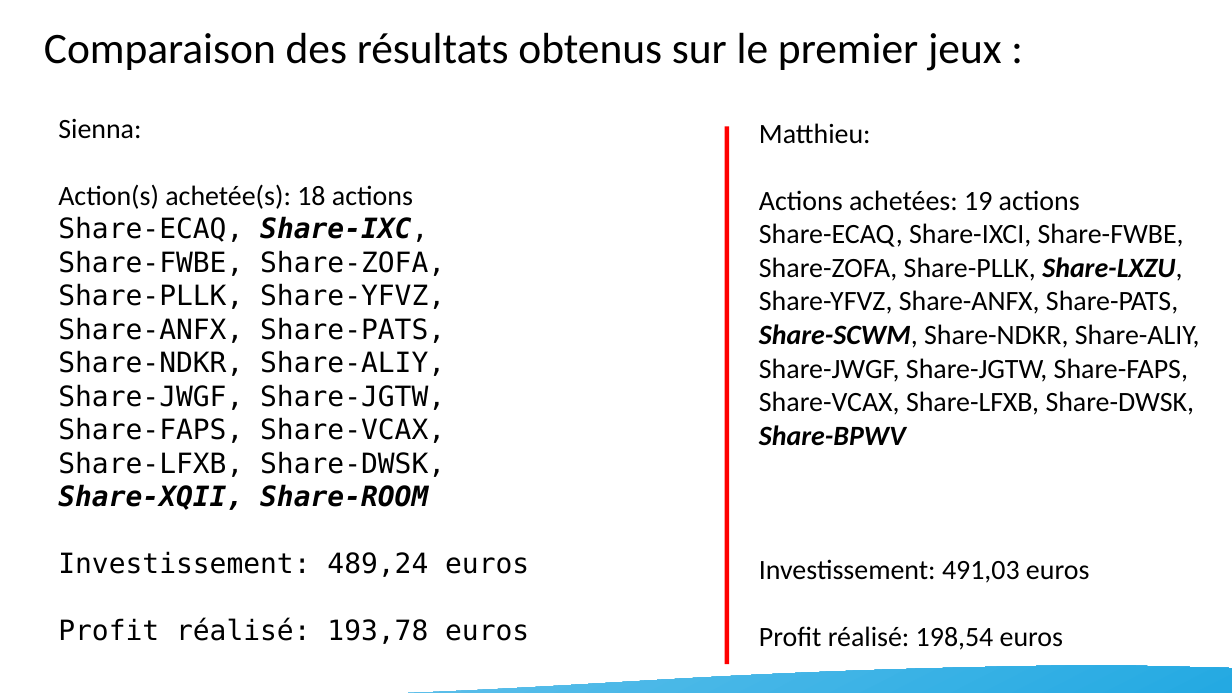
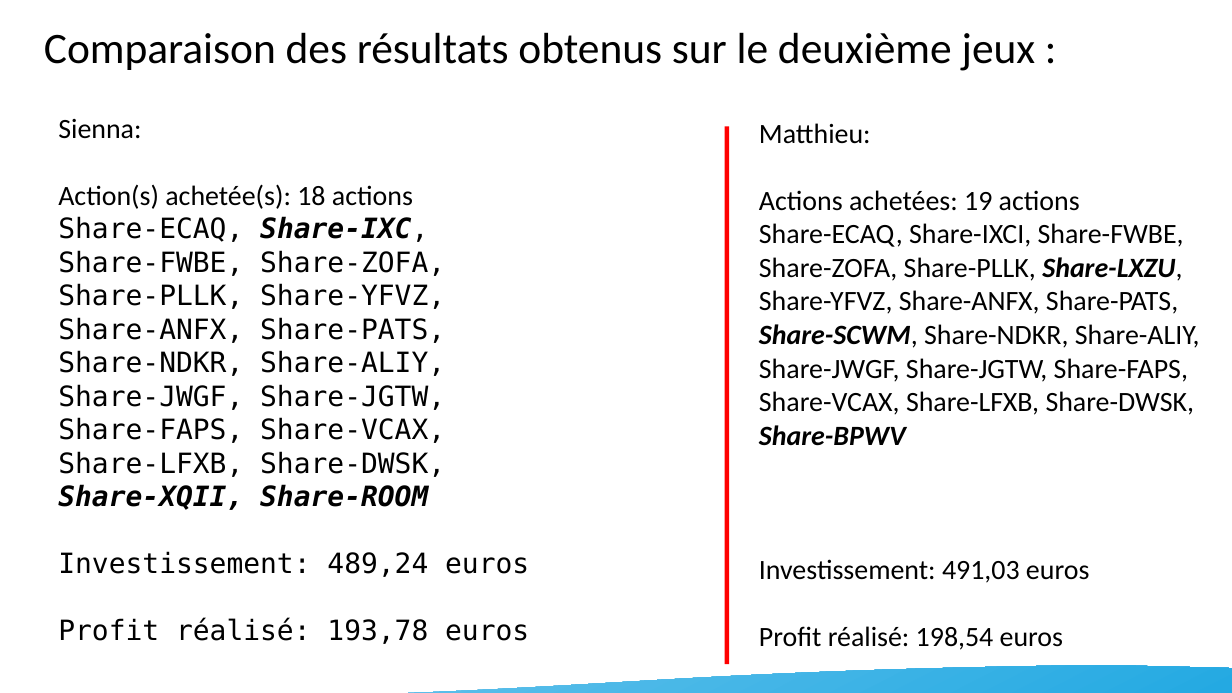
Before and after one commit to matthieu0guim/P7_Matthieu_Guimard, a slide deck: slide 12 of presentation sienna/présentation sienna.odp. Drawn at 1232x693 pixels with LibreOffice and Linux fonts; fonts in the diff are those of the drawing. Boxes give left, top, right and bottom in pixels: in the first picture for what was removed or moved away, otherwise in the second. Text is boxed around its words. In the diff, an @@ line names an element or a change of style, - is before the commit and + after.

```diff
--- a/presentation sienna/présentation sienna.odp
+++ b/presentation sienna/présentation sienna.odp
@@ text at <box>44,32,1036,71</box>: text changed @@
-Comparaison des résultats obtenus sur le premier jeux :
+Comparaison des résultats obtenus sur le deuxième jeux :
```
Also in this commit, not shown: 2 other slides changed, 4 other files.
